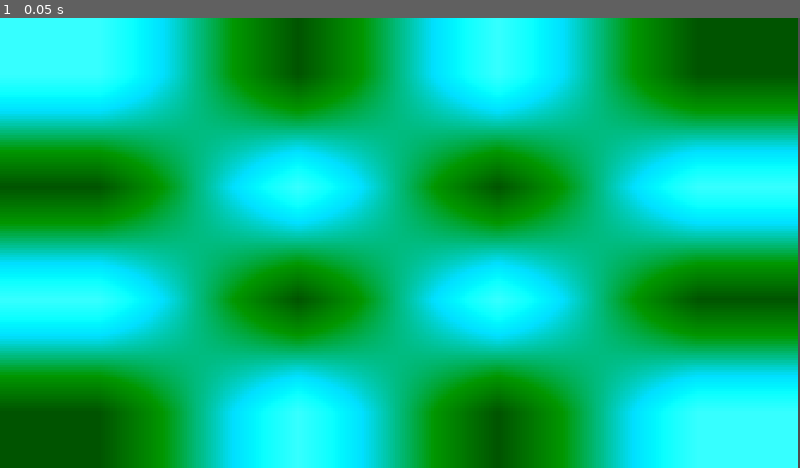
Above: before the commit, frame 1.
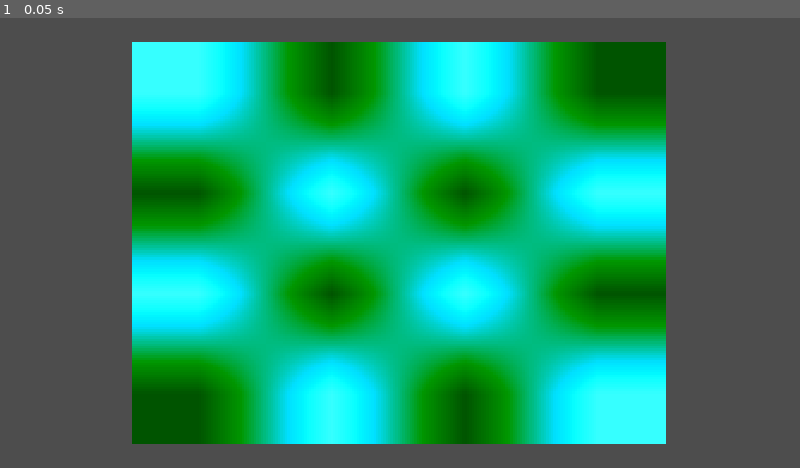
Above: after the commit, the same moment.

Repository: skueee/haven-photoboot
Game: Godot game, scene res://scenes/themes/camera_scene.tscn
Same seed, same stepped clock (60 frames per second), same inputs: the game is played once before the commit and once after it. This scene is started directly instead of the project's main scene. The engine's default icon, where the game draws it, is replaced by a stand-in: a white triangle on a blue panel in a dark square.
Inputs:
- Up to frame 1 (0.05 s): no input

The runs differ from the first frame. In frame 1, 85% of the frame differs, in the area x 0-100%, y 0-100%.

Commit message:
camera script

Diff:
--- a/scenes/themes/camera.gdshader
+++ b/scenes/themes/camera.gdshader
@@ -4,6 +4,7 @@
 
 uniform sampler2D camera_y;
 uniform sampler2D camera_CbCr;
+uniform float saturation : hint_range(0.0, 3.0) = 1.0;
 
 void fragment() {
 	vec3 color;
@@ -18,5 +19,8 @@
 						vec3(1.57481, -0.46813, 0.00000)) *
 				color.rgb;
 
+	float gray = dot(color.rgb, vec3(0.299, 0.587, 0.114));
+	color.rgb = mix(vec3(gray), color.rgb, saturation);
+
 	COLOR = vec4(color, 1.0);
 }
--- a/scenes/themes/camera_scene.tscn
+++ b/scenes/themes/camera_scene.tscn
@@ -5,7 +5,6 @@
 [ext_resource type="Texture2D" uid="uid://cikgshiwes6af" path="res://icon.svg" id="2_8vfel"]
 
 [sub_resource type="CameraTexture" id="CameraTexture_8vfel"]
-which_feed = 1
 
 [sub_resource type="CameraTexture" id="CameraTexture_eqmaf"]
 
@@ -13,13 +12,14 @@
 shader = ExtResource("1_eqmaf")
 shader_parameter/camera_y = SubResource("CameraTexture_eqmaf")
 shader_parameter/camera_CbCr = SubResource("CameraTexture_8vfel")
+shader_parameter/saturation = 1.0000000475
 
 [node name="CameraScene" type="Node2D" unique_id=1739317302]
 
 [node name="WebcamFeed" type="Sprite2D" parent="." unique_id=419929556]
 material = SubResource("ShaderMaterial_potab")
 position = Vector2(956, 541)
-scale = Vector2(14.984375, 8.4375)
+scale = Vector2(10, 7.545)
 texture = ExtResource("2_8vfel")
 script = ExtResource("1_6nj58")
 camera_id = 1
--- a/scripts/webcam_feed.gd
+++ b/scripts/webcam_feed.gd
@@ -1,42 +1,3 @@
-#extends Sprite2D
-#
-#var camera_id_list: Array = []
-#var active = false
-#var camera: CameraFeed
-#
-#func _ready():
-#	CameraServer.camera_feed_added.connect(_on_feed_created)
-#	CameraServer.monitoring_feeds = true
-#
-#func _on_feed_created(id):
-#	camera_id_list.append(id)
-#	print(id)
-#	print("Heyyy")
-#
-#func _on_init_delay_timeout() -> void:
-#	print(camera_id_list)
-#	for feed in CameraServer.feeds():
-#		if not feed.get_id() in camera_id_list:
-#			camera_id_list.append(feed.get_id())
-#	if len(camera_id_list) >= 1:
-#		%InitDelay.stop()
-#		camera = CameraServer.get_feed(camera_id_list[0])
-#
-#		var formats = camera.get_formats()
-#		if formats.size() > 0:
-#			camera.set_format(0, {})
-#		camera.feed_is_active = true
-#
-#		var cam_tex_y = material.get_shader_parameter("camera_y")
-#		var cam_tex_CbCr = material.get_shader_parameter("camera_CbCr")
-#
-#		cam_tex_y.camera_feed_id = camera_id_list[0]
-#		cam_tex_CbCr.camera_feed_id = camera_id_list[0]
-#
-#		material.set_shader_parameter("camera_y", cam_tex_y)
-#		material.set_shader_parameter("camera_CbCr", cam_tex_CbCr)
-#
-
 extends Sprite2D
 
 @export var camera_name: String = ""
@@ -44,12 +5,17 @@
 var camera: CameraFeed
 
 func get_format(formats: Array) -> Dictionary:
-	var yuyv_formats = formats.filter(func(f): return f.get("format") == "YUYV 4:2:2")
-	if yuyv_formats.is_empty():
+	var filtered_formats = formats.filter(func(f):
+		var is_yuyv = f.get("format") == "YUYV 4:2:2"
+		var is_4_3 = f.get("width") * 3 == f.get("height") * 4
+		return is_yuyv and is_4_3
+	)
+
+	if filtered_formats.is_empty():
 		return {}
 
 	# Sort by area (width * height), then by frame rate (frame_denominator / frame_numerator)
-	yuyv_formats.sort_custom(func(a, b):
+	filtered_formats.sort_custom(func(a, b):
 		var area_a = a["width"] * a["height"]
 		var area_b = b["width"] * b["height"]
 		if area_a != area_b:
@@ -60,7 +26,7 @@
 		return fps_a > fps_b
 	)
 
-	return yuyv_formats[0]
+	return filtered_formats[0]
 
 # Called when the node enters the scene tree for the first time.
 func _ready():
@@ -85,7 +51,7 @@
 	print(formats)
 	print("SELECTED :" + str(format))
 
-	camera.set_format(formats.find(format), {"output": "separate"})
+	camera.set_format(formats.find(format), {})
 	camera.feed_is_active = true
 
 	var cam_tex_y = material.get_shader_parameter("camera_y")
